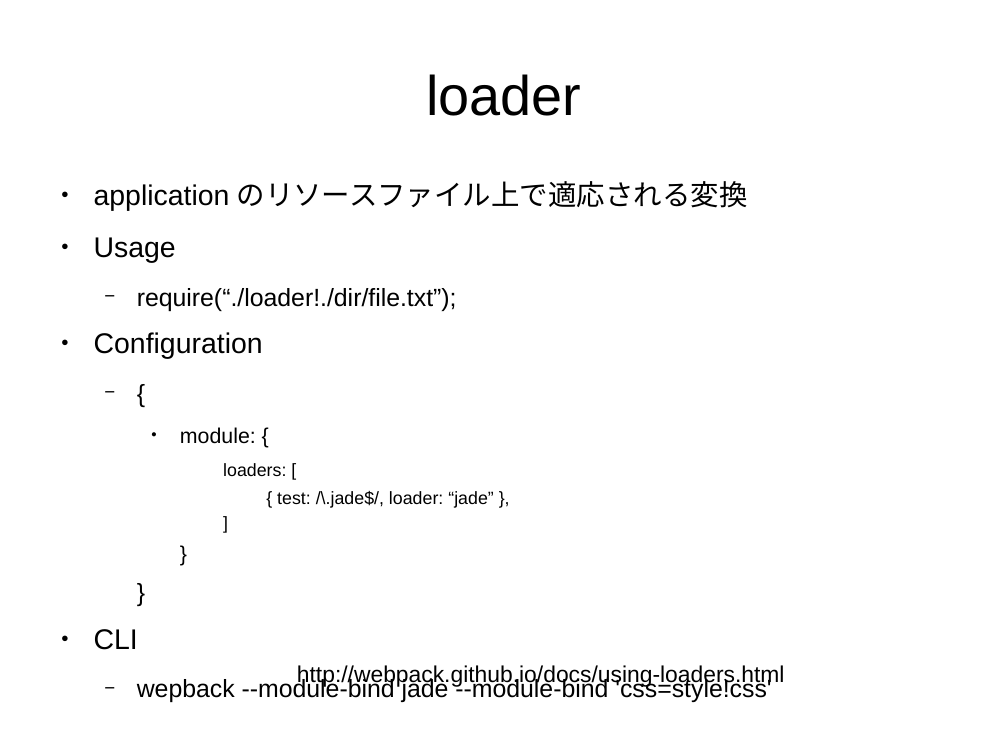
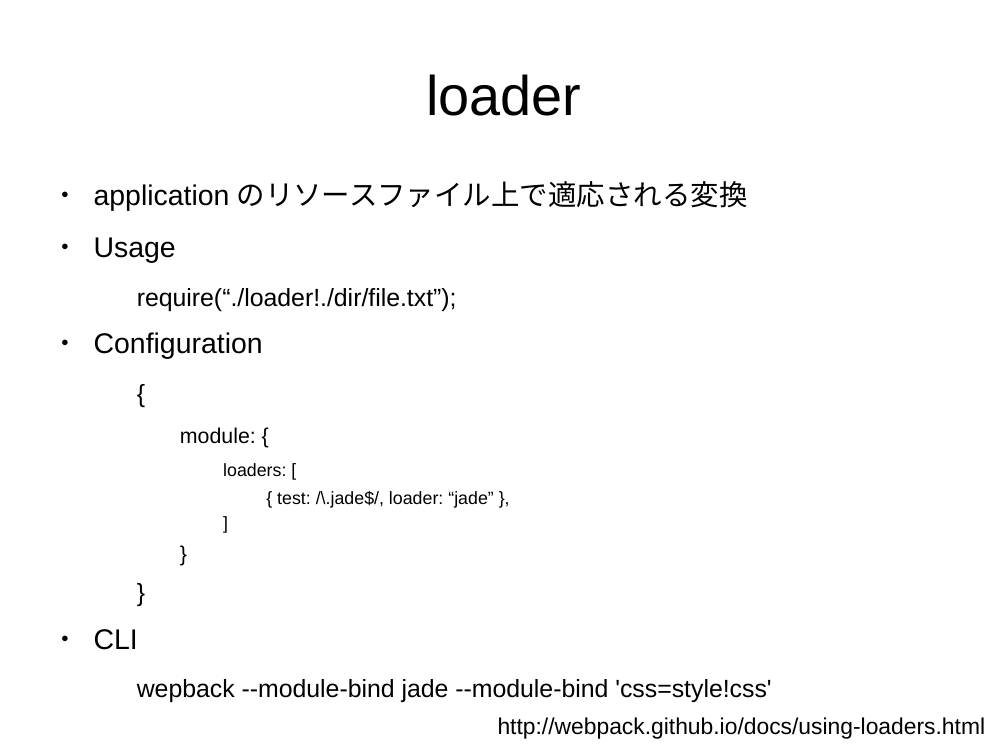
Before and after one commit to sallop/til, a slide deck: slide 5 of webpack入門.odp. Drawn at 1008x756 pixels with LibreOffice and Linux fonts; fonts in the diff are those of the drawing. Boxes give left, top, right and bottom in pixels: in the first picture for what was removed or moved away, otherwise in the second. Text is boxed around its words. In the diff, an @@ line names an element or a change of style, - is before the commit and + after.

```diff
--- a/webpack入門.odp
+++ b/webpack入門.odp
@@ text at bbox=[137, 288, 771, 702]: bullet − to none; bullet ● to none @@
@@ text "http://webpack.github.io/docs/using-loaders.html": place and size @@
-text "http://webpack.github.io/docs/using-loaders.html" at bbox=[297, 665, 785, 688]
+text "http://webpack.github.io/docs/using-loaders.html" at bbox=[498, 717, 986, 739]
```
Also in this commit, not shown: 1 other slide changed, 2 slides added, 1 slide removed.
